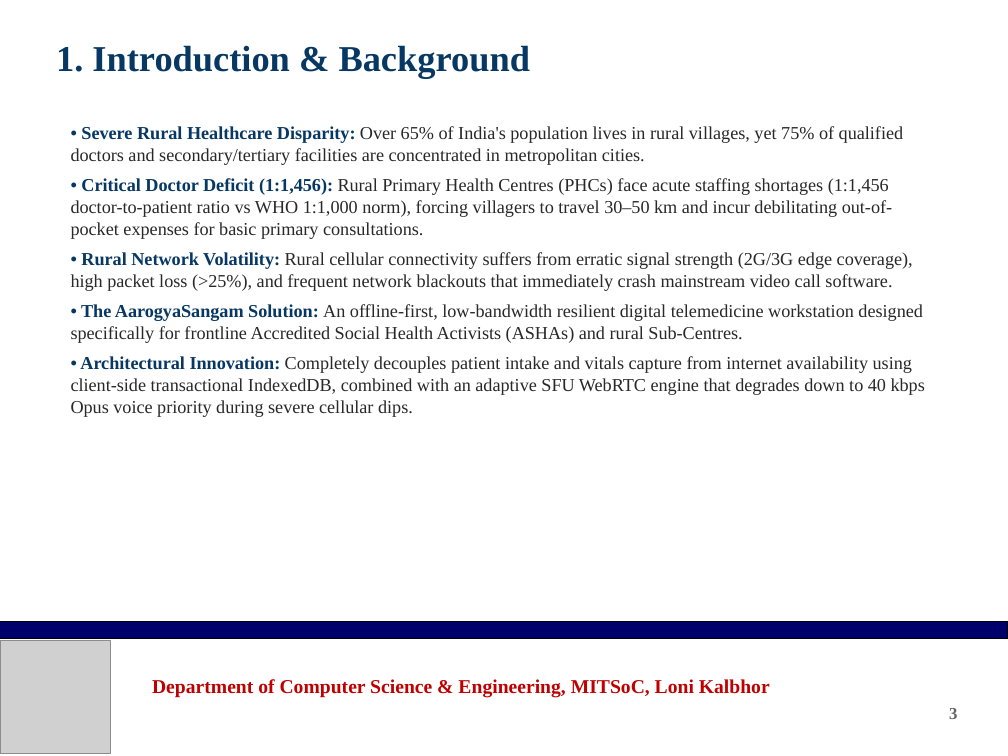
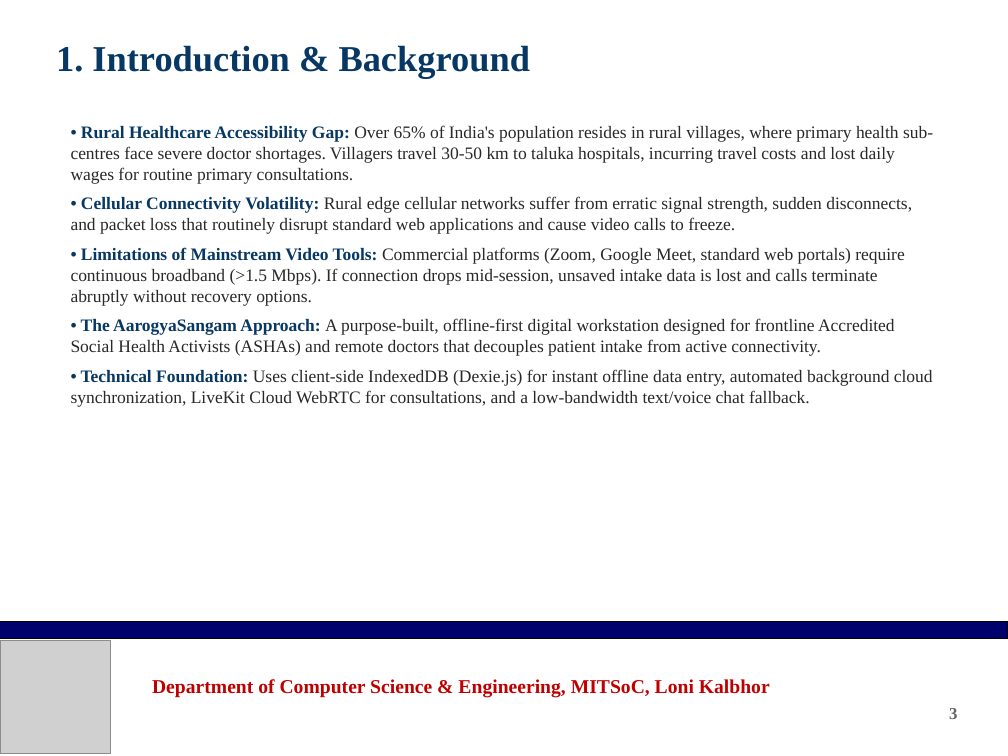
Before and after one commit to prodsumo-sumedh/Null_Pointers, a slide deck: slide 3 of AarogyaSangam_Project_Presentation.pptx. Drawn at 1008x756 pixels with LibreOffice and Linux fonts; fonts in the diff are those of the drawing; grey boxes stand for pictures; background and template pictures are left out. Boxes give left, top, right and bottom in pixels: in the first picture for what was removed or moved away, otherwise in the second. Text is boxed around its words. In the diff, an @@ line names an element or a change of style, - is before the commit and + after.

```diff
--- a/AarogyaSangam_Project_Presentation.pptx
+++ b/AarogyaSangam_Project_Presentation.pptx
@@ text at bbox=[71, 125, 933, 406]: text changed; size 13 to 12.5 pt @@
-• Severe Rural Healthcare Disparity: Over 65% of India's population lives in rural villages, yet 75% of qualified doctors and secondary/tertiary facilities are concentrated in metropolitan cities.
-• Critical Doctor Deficit (1:1,456): Rural Primary Health Centres (PHCs) face acute staffing shortages (1:1,456 doctor-to-patient ratio vs WHO 1:1,000 norm), forcing villagers to travel 30–50 km and incur debilitating out-of-pocket expenses for basic primary consultations.
-• Rural Network Volatility: Rural cellular connectivity suffers from erratic signal strength (2G/3G edge coverage), high packet loss (>25%), and frequent network blackouts that immediately crash mainstream video call software.
-• The AarogyaSangam Solution: An offline-first, low-bandwidth resilient digital telemedicine workstation designed specifically for frontline Accredited Social Health Activists (ASHAs) and rural Sub-Centres.
-• Architectural Innovation: Completely decouples patient intake and vitals capture from internet availability using client-side transactional IndexedDB, combined with an adaptive SFU WebRTC engine that degrades down to 40 kbps Opus voice priority during severe cellular dips.
+• Rural Healthcare Accessibility Gap: Over 65% of India's population resides in rural villages, where primary health sub-centres face severe doctor shortages. Villagers travel 30-50 km to taluka hospitals, incurring travel costs and lost daily wages for routine primary consultations.
+• Cellular Connectivity Volatility: Rural edge cellular networks suffer from erratic signal strength, sudden disconnects, and packet loss that routinely disrupt standard web applications and cause video calls to freeze.
+• Limitations of Mainstream Video Tools: Commercial platforms (Zoom, Google Meet, standard web portals) require continuous broadband (>1.5 Mbps). If connection drops mid-session, unsaved intake data is lost and calls terminate abruptly without recovery options.
+• The AarogyaSangam Approach: A purpose-built, offline-first digital workstation designed for frontline Accredited Social Health Activists (ASHAs) and remote doctors that decouples patient intake from active connectivity.
+• Technical Foundation: Uses client-side IndexedDB (Dexie.js) for instant offline data entry, automated background cloud synchronization, LiveKit Cloud WebRTC for consultations, and a low-bandwidth text/voice chat fallback.
```
Also in this commit, not shown: 10 other slides changed, 3 other files.
